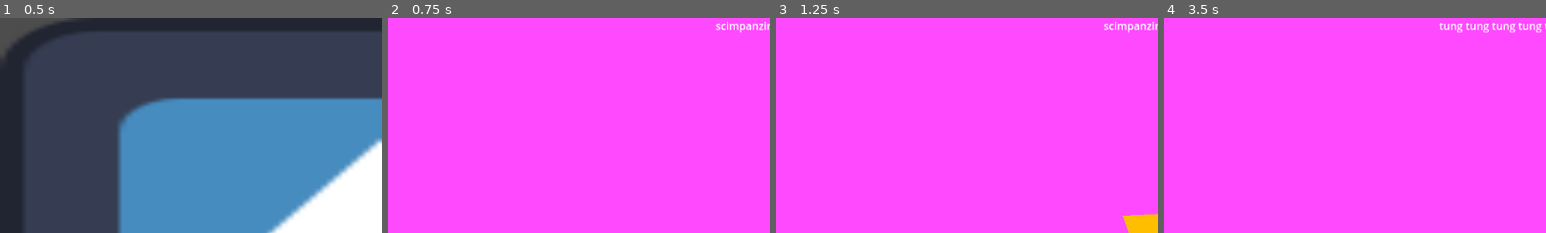
Above: before the commit, frames 1-4 (left to right).
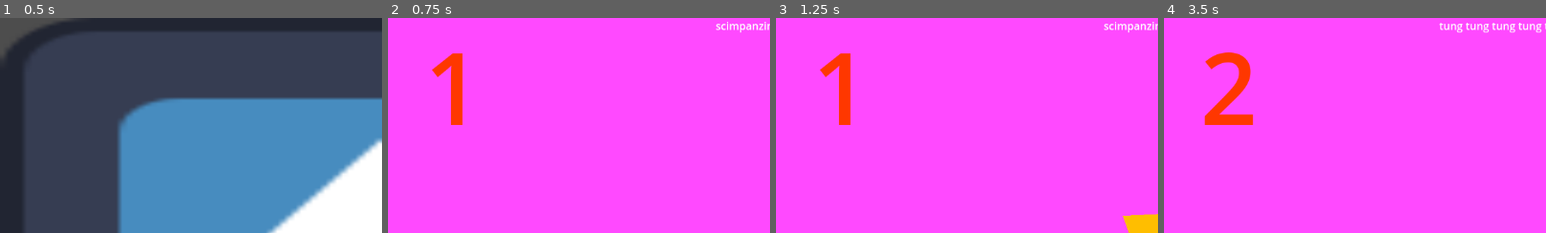
Above: after the commit, the same moments.

Repository: FedericoRigolon/LoSapeviChe
Game: Godot game, scene res://scenes/main.tscn
The game is run twice, just before and just after one commit, with the same random seed, the same clock (stepped at 60 frames per second) and the same inputs. The engine's default icon, where the game draws it, is replaced by a stand-in: a white triangle on a blue panel in a dark square.
Inputs (mouse positions are % of the whole screen's width and height, from its top left):
- Up to frame 1 (0.5 s): no input
- Up to frame 2 (0.75 s): click (87, 80) at 0.5 s
- Up to frame 3 (1.25 s): no input
- Up to frame 4 (3.5 s): click "ccc" at 1.25 s; tap Enter at 2 s
The pictures show only the part of the screen within x 0-50%, y 0-50%; the shares and areas given below are measured in that part.

Frame 1 is identical in both runs. In frame 2, 1.3% of the frame differs, in the area x 11-20%, y 16-50%; in frame 3, 1.3%; in frame 4, 2.0%, in the area x 10-24%, y 16-50%.

Commit message:
label fix

Diff:
--- a/lo_sapevi_che/scenes/round.tscn
+++ b/lo_sapevi_che/scenes/round.tscn
@@ -1,7 +1,11 @@
-[gd_scene load_steps=3 format=3 uid="uid://d30qap5ik1mye"]
+[gd_scene load_steps=4 format=3 uid="uid://d30qap5ik1mye"]
 
-[ext_resource type="Script" uid="uid://xerumy06a5u5" path="res://scripts/round.gd" id="1_vfk7k"]
-[ext_resource type="Script" uid="uid://cj5vngkci5bn1" path="res://scripts/tween.gd" id="2_xi36r"]
+[ext_resource type="Script" uid="uid://5kkgy4p5gce0" path="res://scripts/round.gd" id="1_vfk7k"]
+[ext_resource type="Script" uid="uid://b1hqvip4oqytb" path="res://scripts/tween.gd" id="2_xi36r"]
+
+[sub_resource type="LabelSettings" id="LabelSettings_xi36r"]
+font_size = 150
+font_color = Color(1, 0.215686, 0, 1)
 
 [node name="Round" type="Control"]
 layout_mode = 3
@@ -26,5 +30,13 @@
 [node name="Tween" type="Node" parent="."]
 script = ExtResource("2_xi36r")
 
+[node name="RoundLabel" type="Label" parent="."]
+layout_mode = 0
+offset_right = 196.0
+offset_bottom = 205.0
+text = "0"
+label_settings = SubResource("LabelSettings_xi36r")
+horizontal_alignment = 1
+
 [connection signal="tree_entered" from="." to="." method="_on_tree_entered"]
 [connection signal="animation_done" from="Tween" to="." method="_on_exit_tween_animation_done"]
--- a/lo_sapevi_che/scripts/global/round_factory.gd
+++ b/lo_sapevi_che/scripts/global/round_factory.gd
@@ -6,6 +6,7 @@
 
 func reset():
 	self.seeks = []
+	Round.reset_round_count()
 
 func start():
 	seeks_setup()
--- a/lo_sapevi_che/scripts/round.gd
+++ b/lo_sapevi_che/scripts/round.gd
@@ -24,6 +24,9 @@
 
 static func get_round_count() -> int:
 	return _round_count
+
+static func reset_round_count() -> void:
+	_round_count = 0
 
 func _set_question(question: Question) -> void:
 	self._question = question
@@ -66,6 +69,7 @@
 	self.kill_me.emit()
 
 func _on_tree_entered() -> void:
+	$RoundLabel.set_text(str(Round.get_round_count()))
 	await get_tree().process_frame
 	_display_answers()
 	#_update_score_label()
Not shown: 1 places in lo_sapevi_che/scenes/answer.tscn that only renumber resources
Not shown: 1 places in lo_sapevi_che/scenes/main.tscn that only renumber resources
Not shown: 1 places in lo_sapevi_che/scenes/menu.tscn that only renumber resources
Not shown: 1 places in lo_sapevi_che/scenes/question.tscn that only renumber resources
